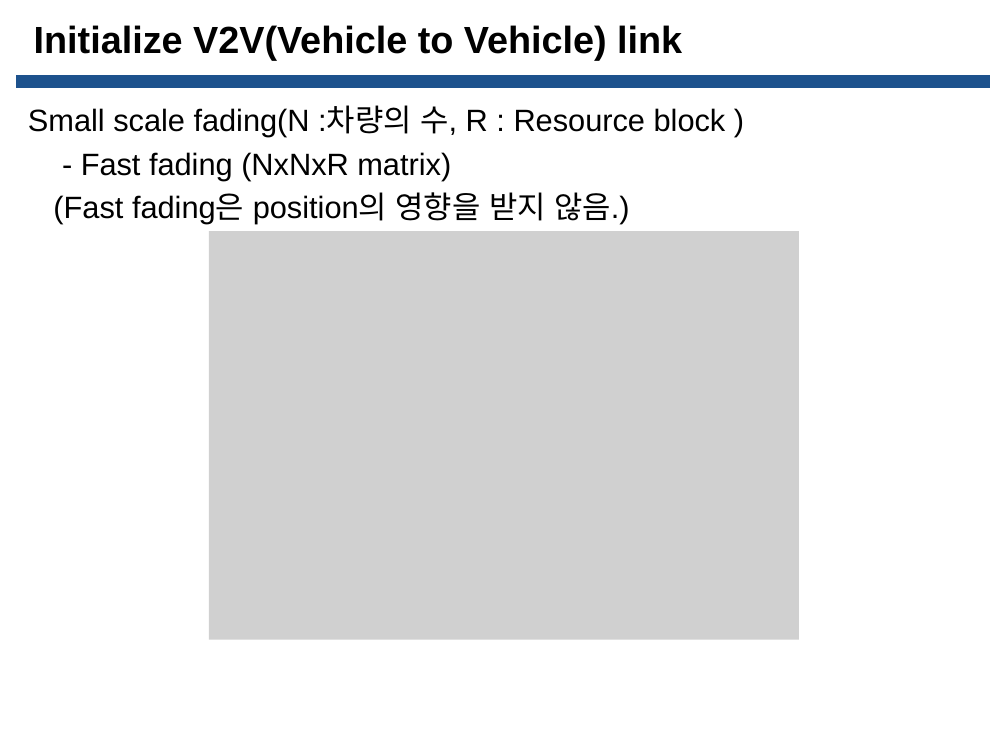
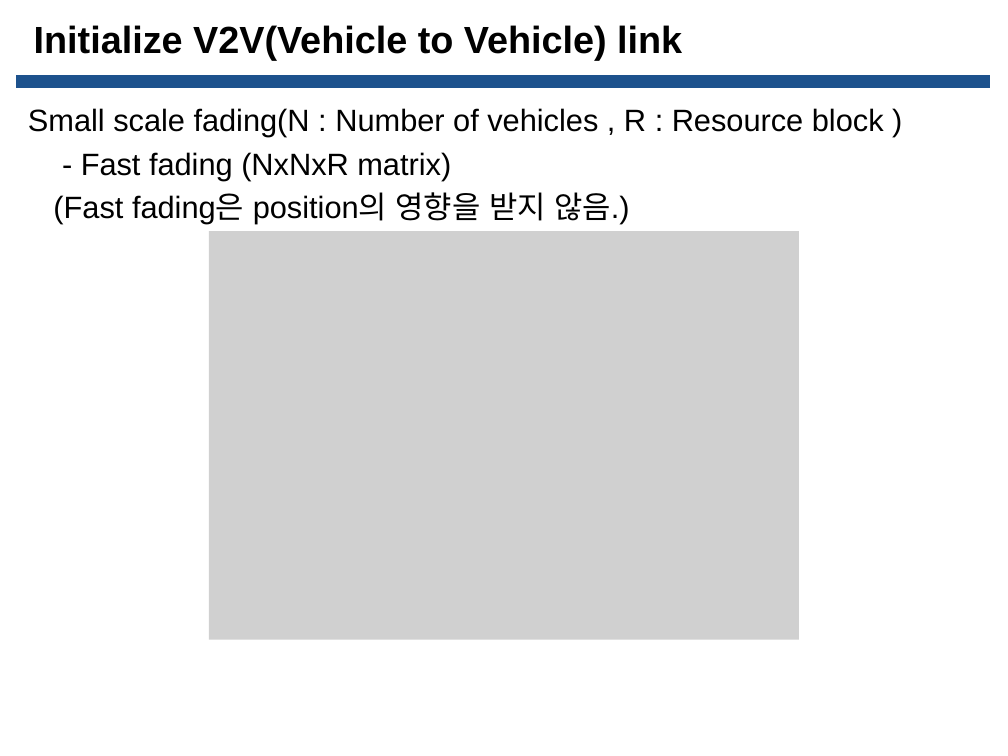
Before and after one commit to Donghee123/MS, a slide deck: slide 15 of V2V DQN Study/C-V2X 3GPP Release 14 채널 시뮬레이션 ppt/20210915_C-V2X 3GPP Release 14 채널 시뮬레이션_한동희_발표자료.pptx. Drawn at 1008x756 pixels with LibreOffice and Linux fonts; fonts in the diff are those of the drawing; grey boxes stand for pictures; background and template pictures are left out. Boxes give left, top, right and bottom in pixels: in the first picture for what was removed or moved away, otherwise in the second. Text is boxed around its words. In the diff, an @@ line names an element or a change of style, - is before the commit and + after.

```diff
--- a/V2V DQN Study/C-V2X 3GPP Release 14 채널 시뮬레이션 ppt/20210915_C-V2X 3GPP Release 14 채널 시뮬레이션_한동희_발표자료.pptx
+++ b/V2V DQN Study/C-V2X 3GPP Release 14 채널 시뮬레이션 ppt/20210915_C-V2X 3GPP Release 14 채널 시뮬레이션_한동희_발표자료.pptx
@@ text at [28,108,884,137]: text changed @@
-Small scale fading(N :차량의 수, R : Resource block )
+Small scale fading(N : Number of vehicles , R : Resource block )
```
Also in this commit, not shown: 5 other slides changed, 10 slides added, 1 other file.
